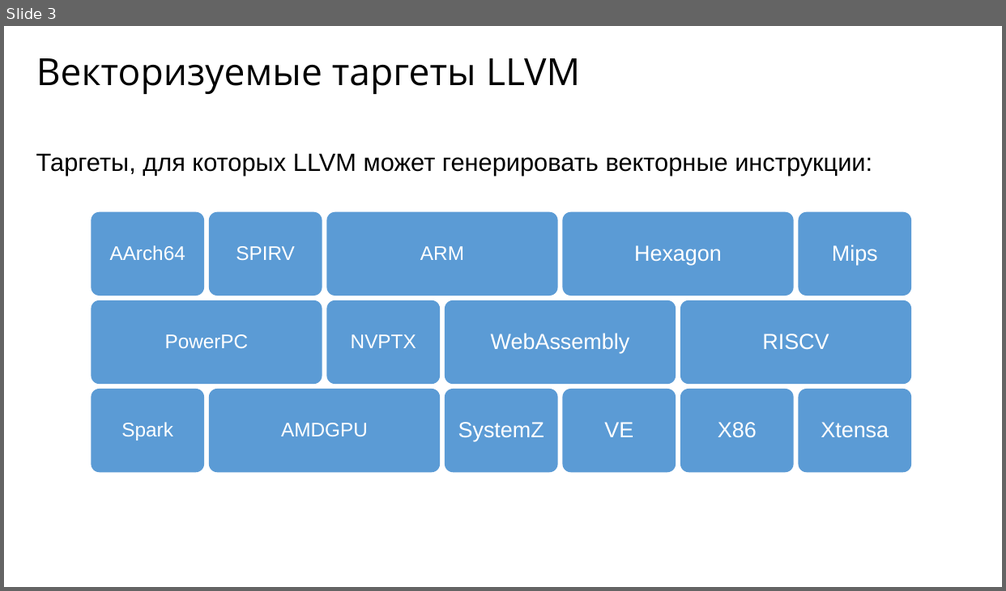
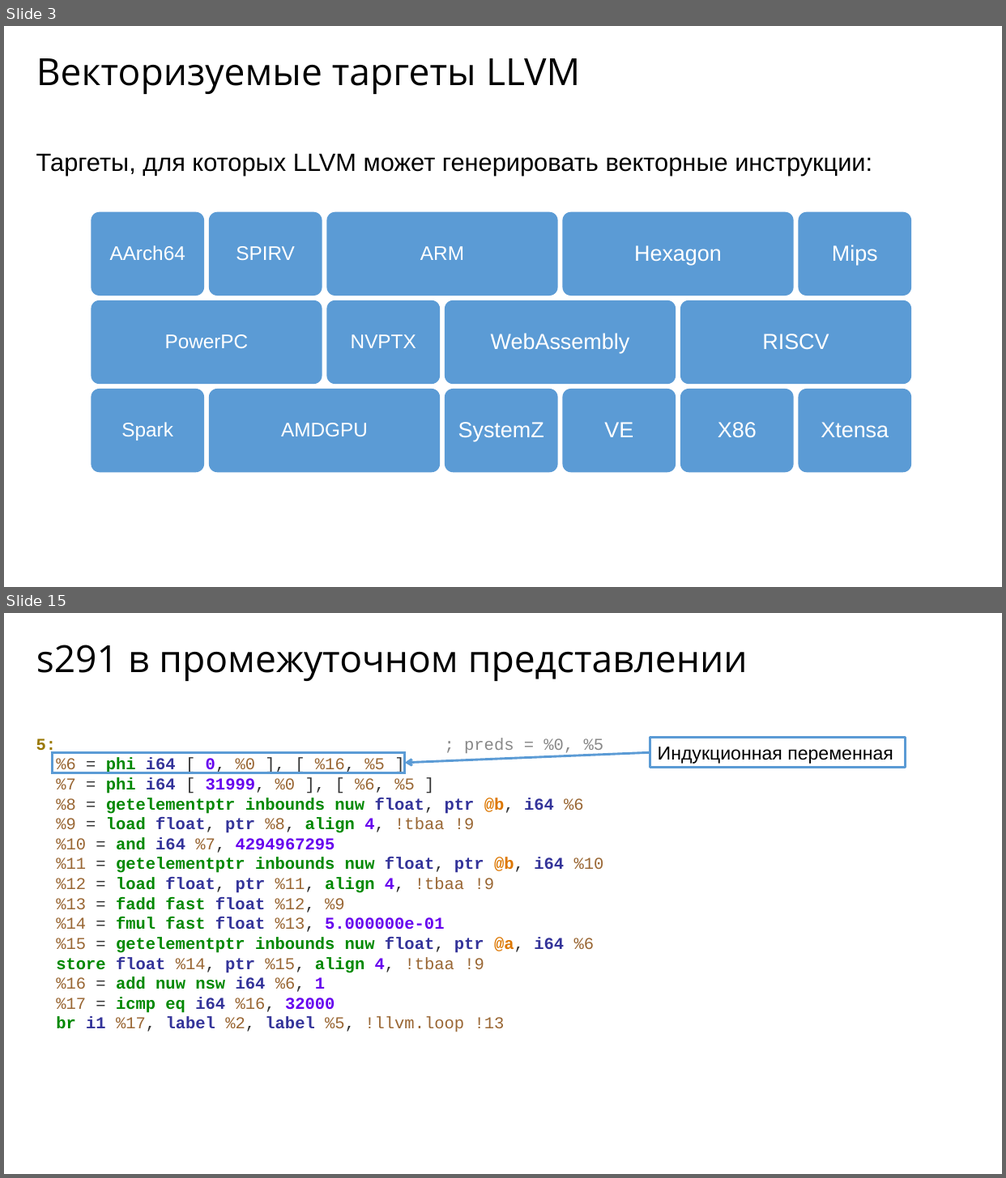
Before and after one commit to pahansan/step_in_science, a slide deck: presentation.pptx. Shown one above the other, each under a label of ours: slide 3 before the commit, slides 3 and 15 after it; the slides between them are not shown. The pictures are 1006x591 and 1006x1178 pixels, drawn with LibreOffice and Linux fonts; fonts in the diff are those of the drawing. Boxes give left, top, right and bottom in pixels: in the first picture for what was removed or moved away, otherwise in the second. Text is boxed around its words. In the diff, an @@ line names an element or a change of style, - is before the commit and + after.

```diff
--- a/presentation.pptx
+++ b/presentation.pptx
@@ slide 15 added at (4, 613, 1002, 1174), background #FFFFFF @@
@@ text added at (36, 645, 748, 681), 36 pt, text #000000 @@
+s291 в промежуточном представлении
@@ text added at (36, 738, 604, 1033), 16 pt, text #008800, bold @@
+5: ; preds = %0, %5
+%6 = phi i64 [ 0, %0 ], [ %16, %5 ]
+%7 = phi i64 [ 31999, %0 ], [ %6, %5 ]
+%8 = getelementptr inbounds nuw float, ptr @b, i64 %6
+%9 = load float, ptr %8, align 4, !tbaa !9
+%10 = and i64 %7, 4294967295
+%11 = getelementptr inbounds nuw float, ptr @b, i64 %10
+%12 = load float, ptr %11, align 4, !tbaa !9
+%13 = fadd fast float %12, %9
+%14 = fmul fast float %13, 5.000000e-01
+%15 = getelementptr inbounds nuw float, ptr @a, i64 %6
+store float %14, ptr %15, align 4, !tbaa !9
+%16 = add nuw nsw i64 %6, 1
+%17 = icmp eq i64 %16, 32000
+br i1 %17, label %2, label %5, !llvm.loop !13
@@ rectangle added at (53, 752, 405, 773), outline #5B9BD5 2.25 pt @@
@@ arrow added from (650, 752) to (405, 763), #5B9BD5 2.25 pt @@
@@ rectangle added at (650, 737, 906, 767), outline #5B9BD5 2.25 pt, 18 pt, text #000000 @@
+Индукционная переменная
```
Also in this commit, not shown: 1 slide changed, 44 other slides added.
